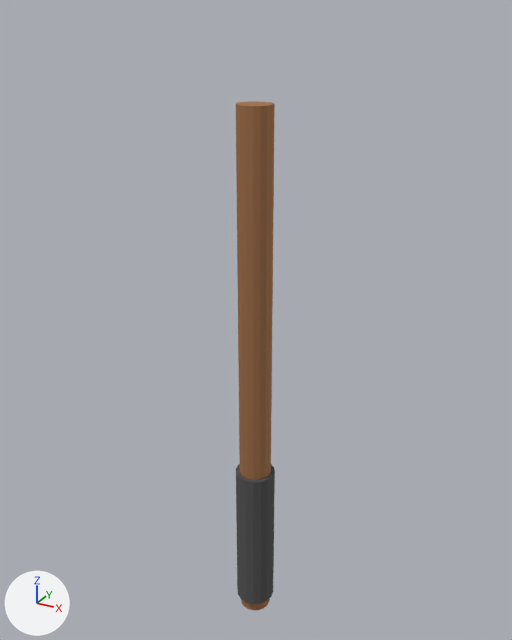
Two versions of the FBX model art/models/StarterWeapon/StarterWeapon.fbx, one commit apart.
Camera for both pictures: a camera (50 mm lens) standing at (2.18, -3.95, 4.53) and looking at (-0.06, 0.11, 2.5). Arrows for +X, +Y and +Z are at lower left; the lights stay in place. The first picture is the older version. Mesh edges are drawn as thin lines on the coarser meshes. Where no turn or scale is listed for an object, it has been applied to the vertices.

Names of what the first picture shows: 'Grip', 'StarterWeapon'.
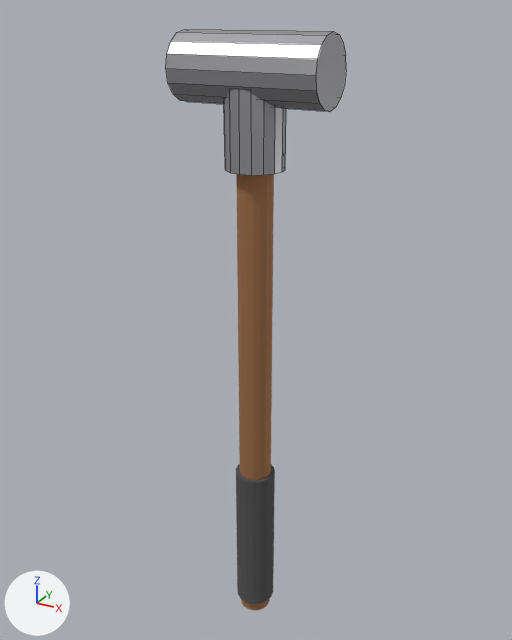
Commit message: phase 1: StarterWeapon - T-joint head

What differs and where, as boxes (x1, y1, x2, y2) in the pictures (512 x 640 px):
'Head', added
    after: (166, 29, 346, 112)
'Collar', added
    after: (224, 89, 286, 176)

Diff of the bpy script that builds the scene:
```diff
--- a/art/models/StarterWeapon/StarterWeapon.fbx.py
+++ b/art/models/StarterWeapon/StarterWeapon.fbx.py
@@ mat_steel @@
+mat_steel = principled_material('Steel')
+mat_steel.base_color = (0.5, 0.5, 0.52)  # light grey #bcbcbf
+mat_steel.metallic = 0.9
+mat_steel.roughness = 0.45
@@ me_cylinder_003 @@
+me_cylinder_003.from_pydata(...)  # a 16-sided cylinder along x spanning x -0.5..0.5, y -0.216..0.216, z -0.216..0.216
+me_cylinder_003.materials.append(mat_steel)  # light grey #bcbcbf
@@ me_cylinder_002 @@
+me_cylinder_002.from_pydata(...)  # a 16-sided cylinder along z spanning x -0.192..0.192, y -0.192..0.192, z -0.25..0.25
+me_cylinder_002.materials.append(mat_steel)  # light grey #bcbcbf
@@ ob_head @@
+ob_head = bpy.data.objects.new('Head', me_cylinder_003)
+ob_head.location = (0.0, 0.0, 4.2)
@@ ob_collar @@
+ob_collar = bpy.data.objects.new('Collar', me_cylinder_002)
+ob_collar.location = (0.0, 0.0, 3.85)
```
